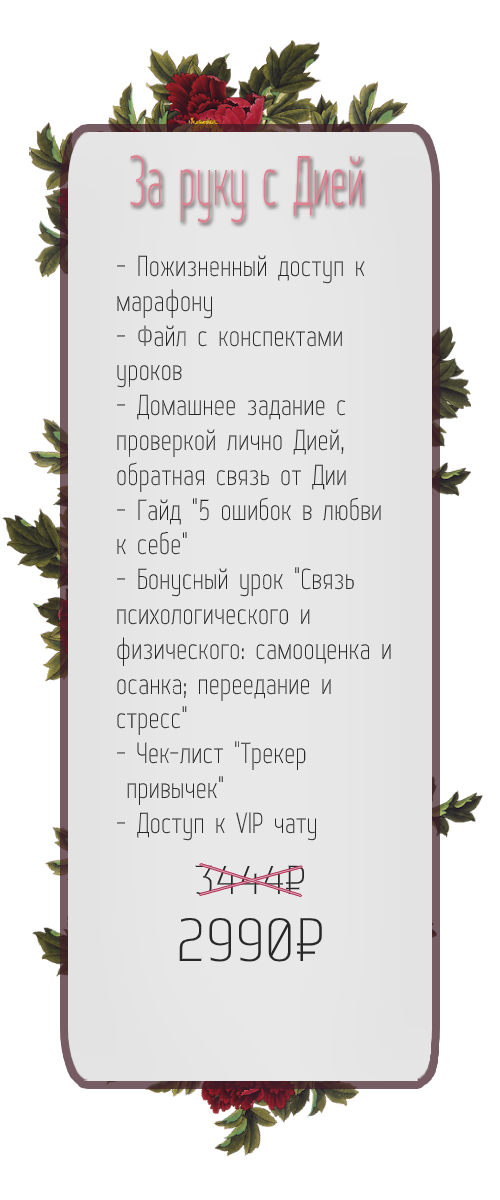
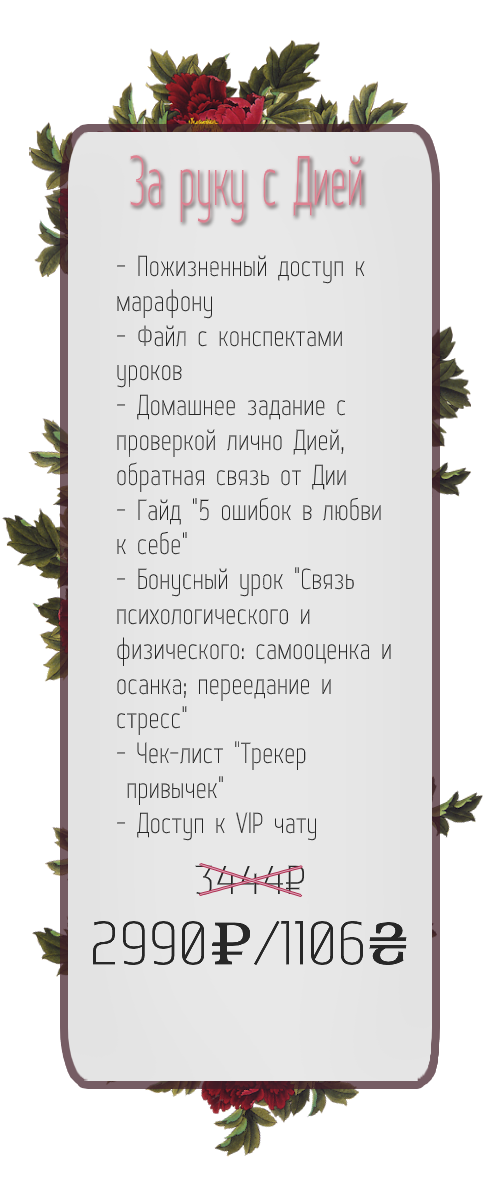
Comparing the layer stacks of the two 500 × 1200 images. Changes:
renamed "2990₽" to "2990₽/1106₴", painted on it over <box>93,918,407,965</box>
